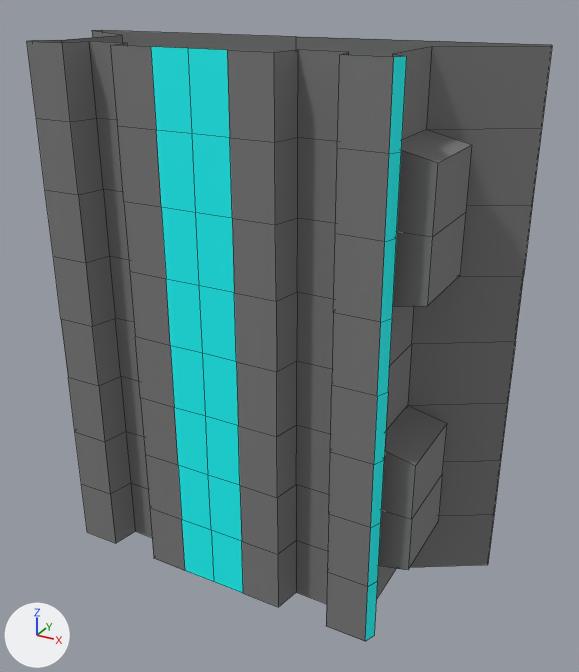
What one commit did to the FBX model MassShift/Assets/Models/StageObject/MoveFloor/Gear/gear rail middle.fbx.
Rendered twice from a 50 mm lens placed at (7.42, -12.05, 5.88), pointed at (0.7, 0.17, -0.23). The axes (+X, +Y, +Z) are drawn at lower left. The lights are the same throughout. Mesh edges are drawn as thin lines. Where no turn or scale is listed for an object, it has been applied to the vertices.

Script lines for the objects in view, before the commit:
```python
me_mesh = bpy.data.meshes.new('Mesh')
me_mesh.from_pydata(...)  # 240 vertices, 216 faces; spans x -4.63..4.63, y -1.68..1.68, z -5.0..5.0
# faces by material slot: [32, 184]
me_mesh.materials.append(mat_light1)  # cyan #00ffff
me_mesh.materials.append(mat_gear_mat)  # grey #797979
ob_rail_middle = bpy.data.objects.new('rail_middle', me_mesh)
ob_rail_middle.location = (0.0, 0.0, 0.0)
```
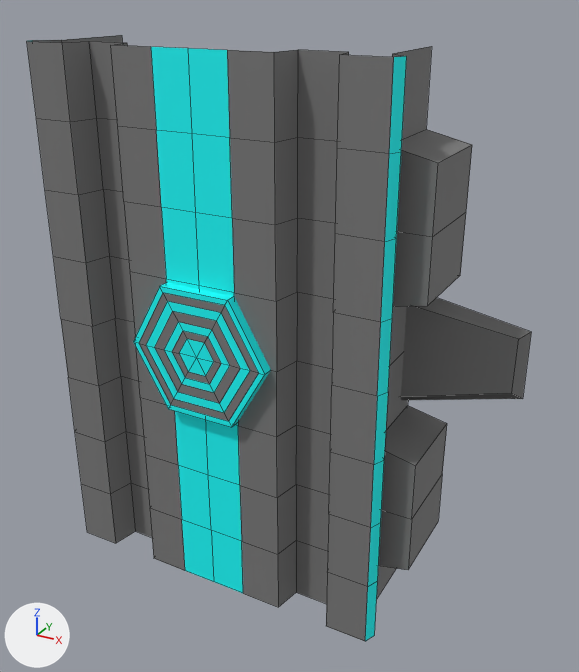
Where the newer file only moved an object's origin or applied its transform, the numbers keep the older frame.

Where the change shows, as pixel boxes [x1, y1, x2, y2] in the pictures (579 x 672 px):
'rail_middle', reshaped: before [27, 30, 552, 641]; after [27, 35, 531, 641]
part 1 of me_mesh, added: after [133, 283, 271, 427]
part 2 of me_mesh, cut back: before [92, 30, 552, 567]; after [401, 298, 531, 400]

Edits to the bpy script that builds the scene:
```text
Change me_mesh:
    used by ob_rail_middle; location = (0.0, 0.0, 0.0)
    remove me_mesh.from_pydata(...)  # 240 vertices, 216 faces; spans x -4.63..4.63, y -1.68..1.68, z -5.0..5.0
    add me_mesh.from_pydata(...)  # 262 vertices, 230 faces; spans x -5.05..5.05, y -1.87..0.53, z -5.0..5.0
    me_mesh part 1: a new loose piece of 55 vertices spanning x -1.37..1.37, y -1.87..-1.49, z -1.18..1.18
    me_mesh part 2
    45 vertices are removed from x -4.63..4.63, y 1.45..1.68, z -5.0..5.0
    48 faces are deleted
    12 vertices are added at x -5.05..5.05, y -0.47..0.53, z -1.54..1.54
    8 new faces join them, mat_gear_mat (grey #797979)
```
